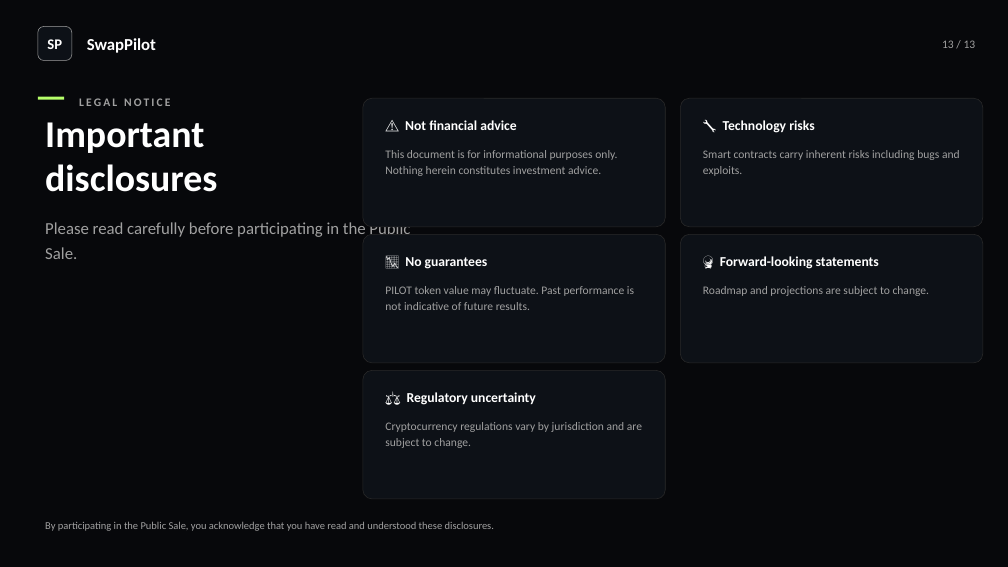
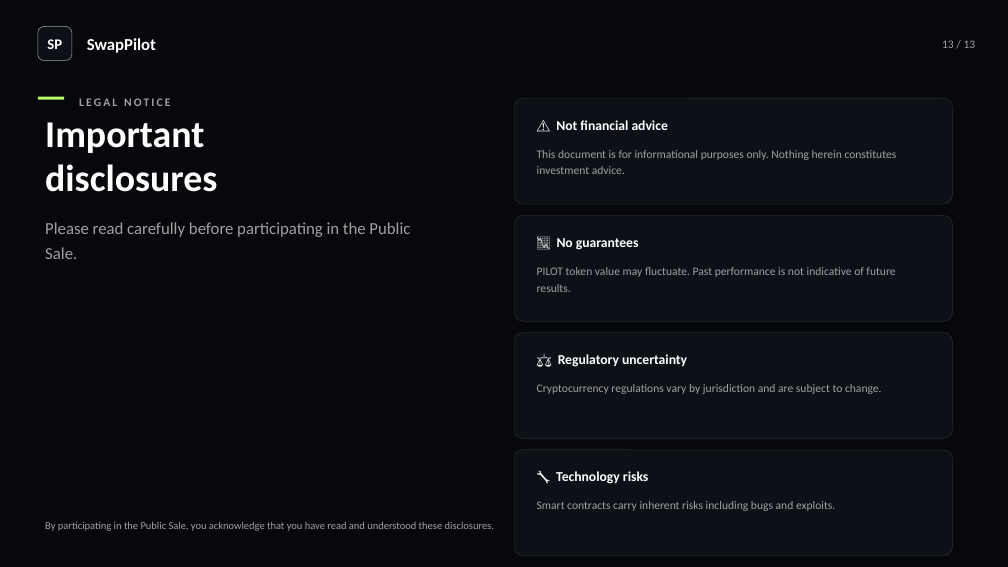
Before and after one commit to BacBacta/SwapPilot, a slide deck: slide 13 of pitch-deck/SwapPilot-Professional-PitchDeck.pptx. Drawn at 1008x567 pixels with LibreOffice and Linux fonts; fonts in the diff are those of the drawing. Boxes give left, top, right and bottom in pixels: in the first picture for what was removed or moved away, otherwise in the second. Text is boxed around its words. In the diff, an @@ line names an element or a change of style, - is before the commit and + after.

Commit message:
fix(pitch-deck): slides 6 & 13 - compact metrics grid, stacked disclaimers

```diff
--- a/pitch-deck/SwapPilot-Professional-PitchDeck.pptx
+++ b/pitch-deck/SwapPilot-Professional-PitchDeck.pptx
@@ rounded rectangle: place and size @@
-rounded rectangle at <box>363,98,665,227</box>
+rounded rectangle at <box>514,98,953,204</box>
@@ text "⚠️ Not financial advice": place and size @@
-text "⚠️ Not financial advice" at <box>405,120,516,130</box>
+text "⚠️ Not financial advice" at <box>556,120,668,130</box>
@@ text "This document is for informational ..." rewrapped from <box>385,150,617,176</box> to <box>537,150,897,174</box> @@
@@ rounded rectangle: place and size @@
-rounded rectangle at <box>363,234,665,363</box>
+rounded rectangle at <box>514,216,953,321</box>
@@ text "📉 No guarantees": place and size @@
-text "📉 No guarantees" at <box>405,257,488,269</box>
+text "📉 No guarantees" at <box>557,238,639,250</box>
@@ rounded rectangle removed at <box>681,234,983,363</box> @@
@@ text "PILOT token value may fluctuate. ..." rewrapped from <box>385,286,634,310</box> to <box>537,267,895,292</box> @@
@@ text removed at <box>720,256,879,269</box> @@
-🔮 Forward-looking statements
@@ text removed at <box>703,286,930,296</box> @@
-Roadmap and projections are subject to change.
@@ rounded rectangle: place and size @@
-rounded rectangle at <box>363,371,665,499</box>
+rounded rectangle at <box>514,333,953,439</box>
@@ text "⚖️ Regulatory uncertainty": place and size @@
-text "⚖️ Regulatory uncertainty" at <box>407,392,536,405</box>
+text "⚖️ Regulatory uncertainty" at <box>558,354,687,367</box>
@@ text "Cryptocurrency regulations vary by jurisdiction ..." rewrapped from <box>385,422,642,448</box> to <box>537,384,882,394</box> @@
@@ proportions changed in 4 elements at <box>514,98,953,204</box>, <box>514,216,953,321</box>, <box>514,333,953,439</box>, <box>514,450,953,556</box> @@
@@ rounded rectangle: place and size @@
-rounded rectangle at <box>681,98,983,227</box>
+rounded rectangle at <box>514,450,953,556</box>
@@ text "🔧 Technology risks": place and size @@
-text "🔧 Technology risks" at <box>723,120,814,133</box>
+text "🔧 Technology risks" at <box>556,471,648,484</box>
@@ text "Smart contracts carry inherent risks ..." rewrapped from <box>703,150,960,176</box> to <box>537,501,835,511</box> @@
```
Also in this commit, not shown: 1 other slide changed, 2 other files.
